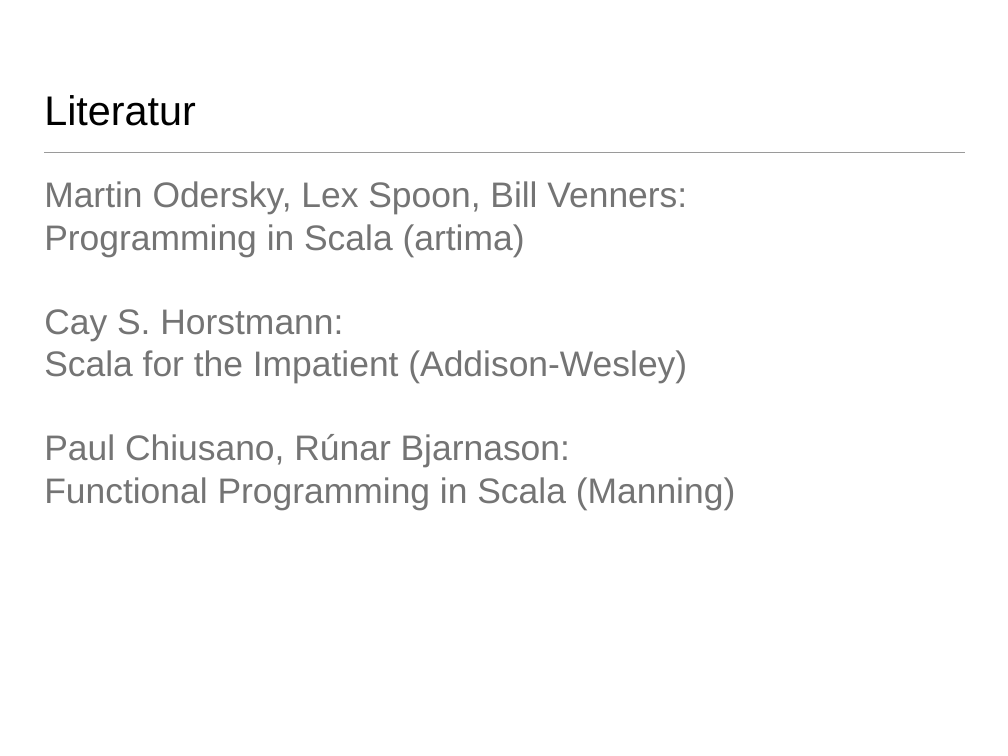
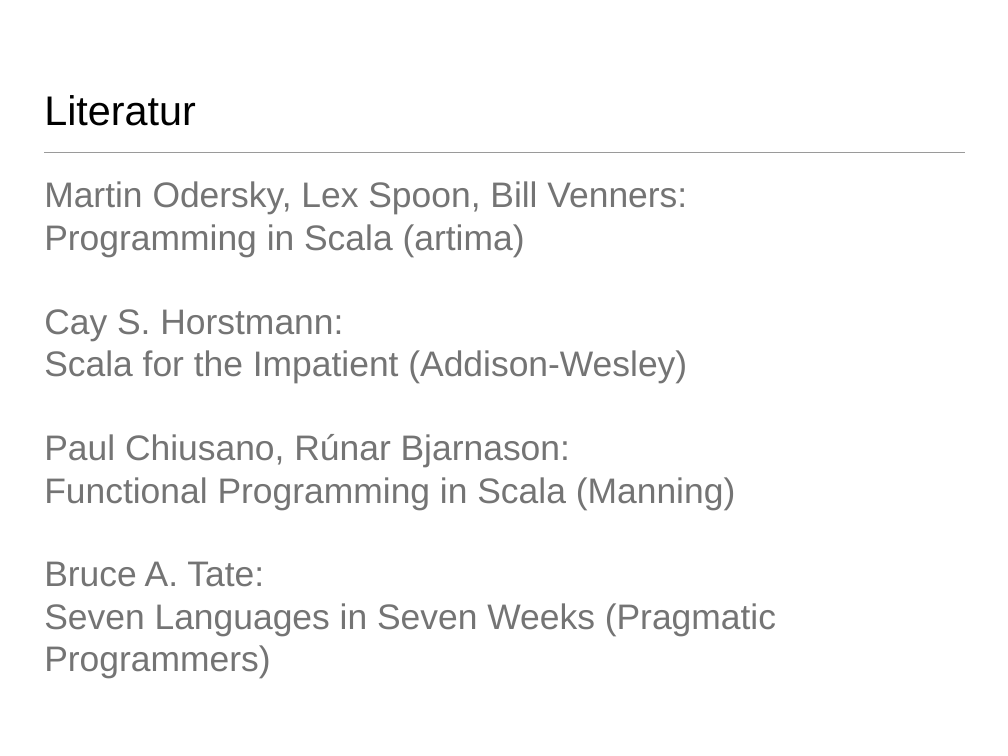
Before and after one commit to 42ways/scala_vortrag_sl, a slide deck: slide 32 of presentation/scala.pptx. Drawn at 1008x756 pixels with LibreOffice and Linux fonts; fonts in the diff are those of the drawing; background and template pictures are left out. Boxes give left, top, right and bottom in pixels: in the first picture for what was removed or moved away, otherwise in the second. Text is boxed around its words. In the diff, an @@ line names an element or a change of style, - is before the commit and + after.

```diff
--- a/presentation/scala.pptx
+++ b/presentation/scala.pptx
@@ text at box(44, 561, 776, 679): paragraph added @@
+Bruce A. Tate:
+Seven Languages in Seven Weeks (Pragmatic Programmers)
```
Also in this commit, not shown: 11 other files.
